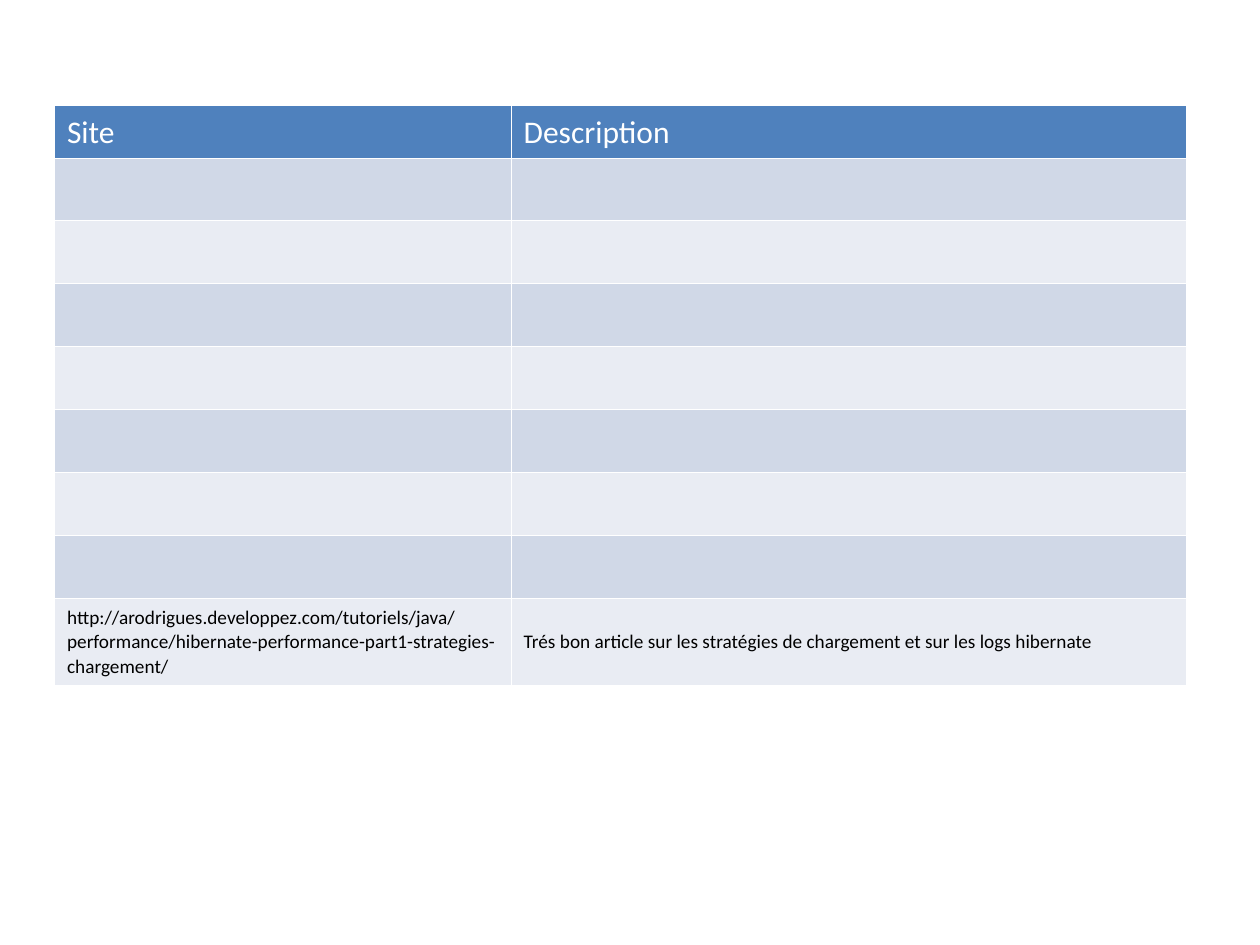
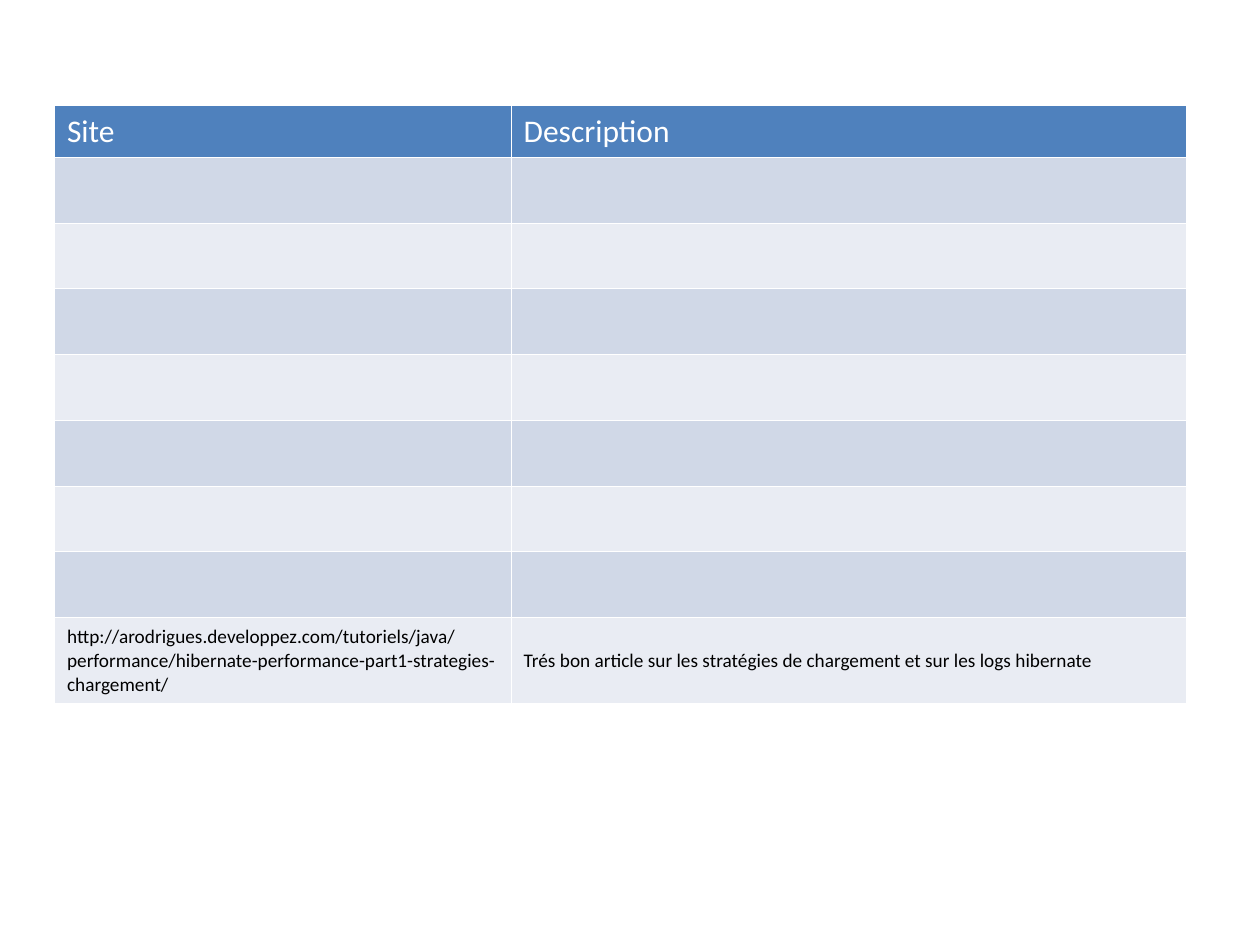
Before and after one commit to Pierre76400/demohibernate, a slide deck: slide 16 of src/main/resources/presentation/DemoHibernate.ppt (slide 12 before the commit). Drawn at 1260x945 pixels with LibreOffice and Linux fonts; fonts in the diff are those of the drawing. Boxes give left, top, right and bottom in pixels: in the first picture for what was removed or moved away, otherwise in the second. Text is boxed around its words. In the diff, an @@ line names an element or a change of style, - is before the commit and + after.

```diff
--- a/src/main/resources/presentation/DemoHibernate.ppt
+++ b/src/main/resources/presentation/DemoHibernate.ppt
@@ table at [54, 106, 1186, 699] @@
@@ line spacing 1.04 to 1.02 @@
```
Also in this commit, not shown: 1 other slide changed, 4 slides added, 1 other file.
